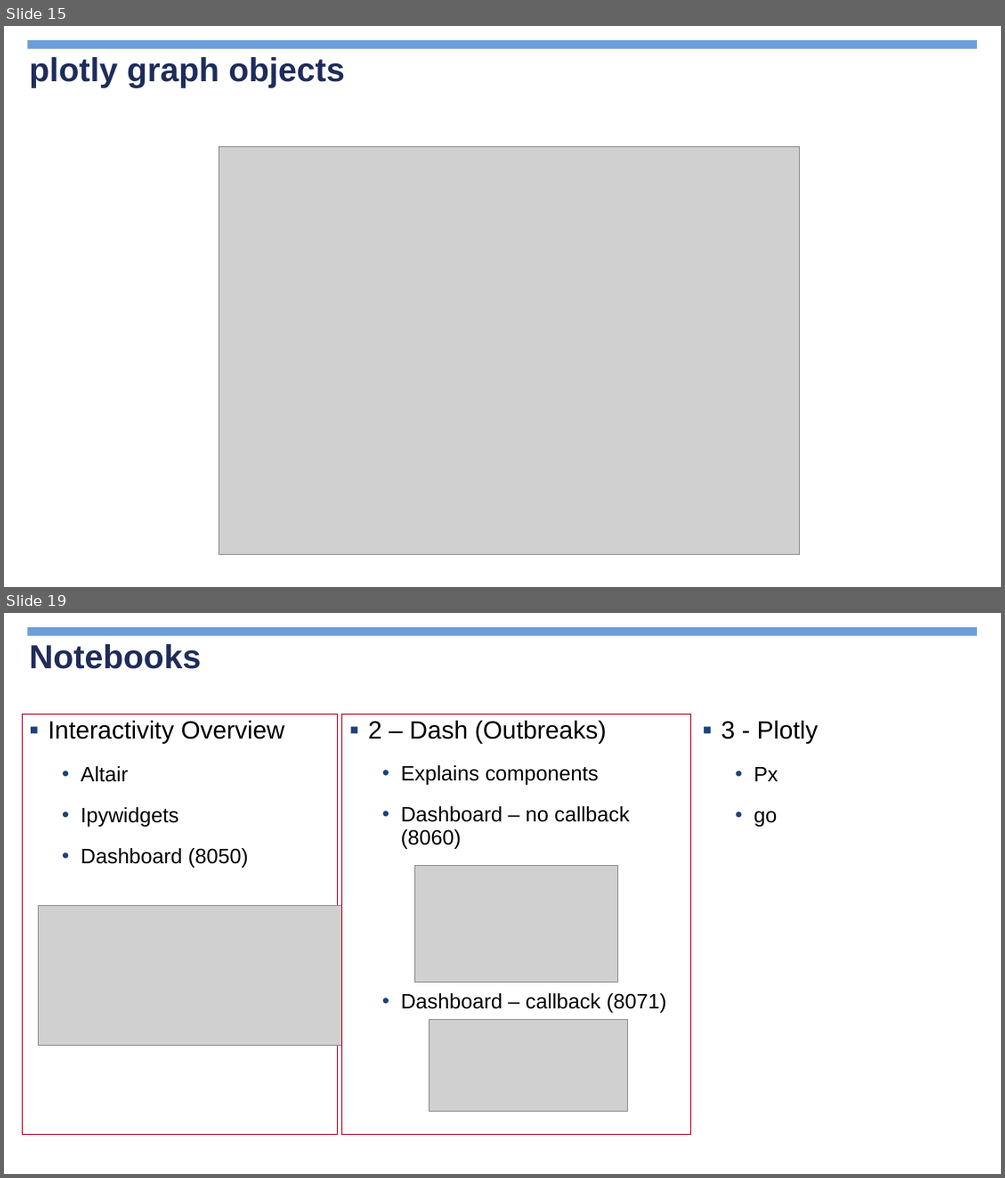
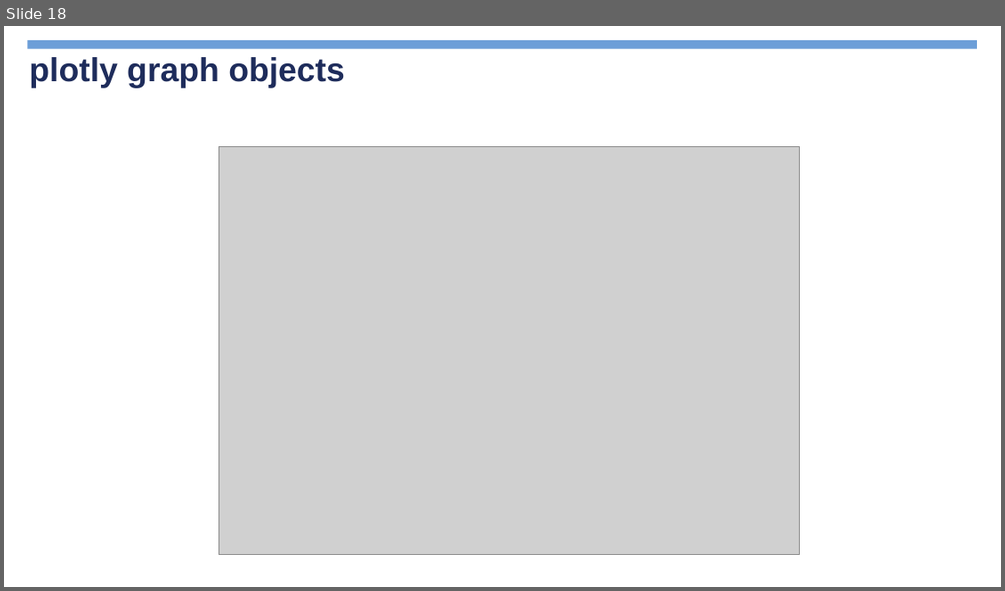
Before and after one commit to jimcody2014/Python-CDC, a slide deck: Dashboards/notes/Python Dashboards.pptx. Shown one above the other, each under a label of ours: slides 15 and 19 before the commit, slide 18 after it; the slides between them are not shown. The pictures are 1005x1178 and 1005x591 pixels, drawn with LibreOffice and Linux fonts; fonts in the diff are those of the drawing; grey boxes stand for pictures; background and template pictures are left out. Boxes give left, top, right and bottom in pixels: in the first picture for what was removed or moved away, otherwise in the second. Text is boxed around its words. In the diff, an @@ line names an element or a change of style, - is before the commit and + after.

```diff
--- a/Dashboards/notes/Python Dashboards.pptx
+++ b/Dashboards/notes/Python Dashboards.pptx
@@ slide 19 removed at (x1=4, y1=613, x2=1001, y2=1174), background picture (left out); not listed: 1 template element that a slide beside it also shows @@
@@ title removed at (x1=29, y1=644, x2=201, y2=669) @@
-Notebooks
@@ text removed at (x1=22, y1=714, x2=338, y2=1135) @@
-▪ Interactivity Overview
-  • Altair
-  • Ipywidgets
-  • Dashboard (8050)
@@ rectangle removed at (x1=342, y1=714, x2=690, y2=1135) @@
-▪ 2 – Dash (Outbreaks)
-  • Explains components
-  • Dashboard – no callback (8060)
-  • Dashboard – callback (8071)
@@ text removed at (x1=721, y1=720, x2=817, y2=827) @@
-▪ 3 - Plotly
-  • Px
-  • go
@@ picture removed at (x1=414, y1=866, x2=618, y2=982) @@
@@ picture removed at (x1=39, y1=905, x2=342, y2=1046) @@
@@ picture removed at (x1=429, y1=1019, x2=628, y2=1111) @@
@@ page number removed at (x1=769, y1=1135, x2=994, y2=1165) @@
-19
@@ what was slide 15 is now slide 18 @@
```
Also in this commit, not shown: 3 slides changed, 4 slides added, 3 other slides removed, 19 other files.
